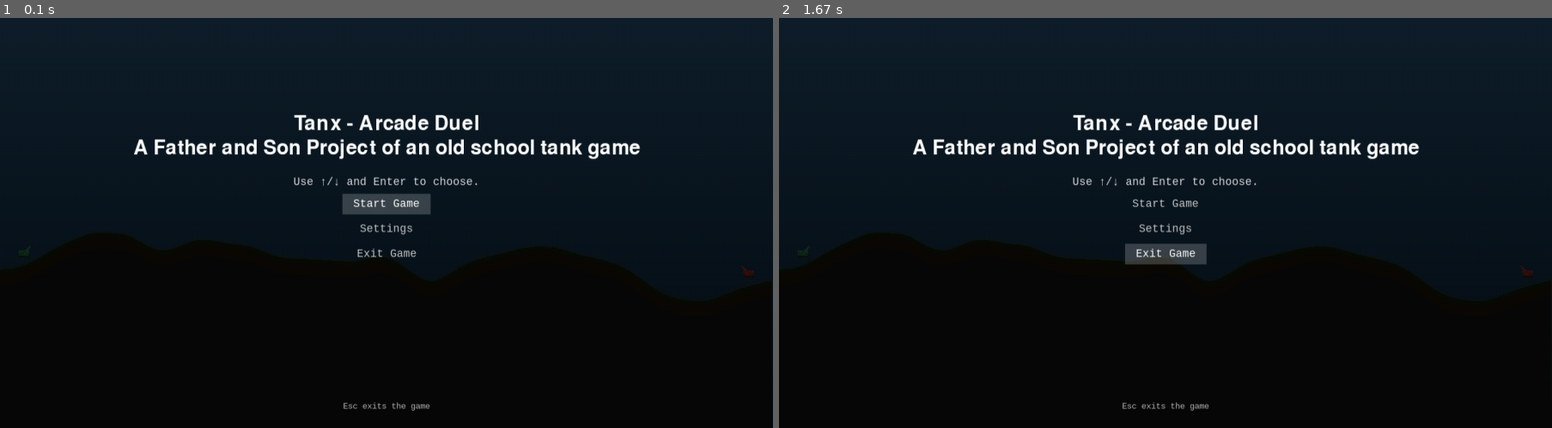
Above: before the commit, frames 1-2 (left to right).
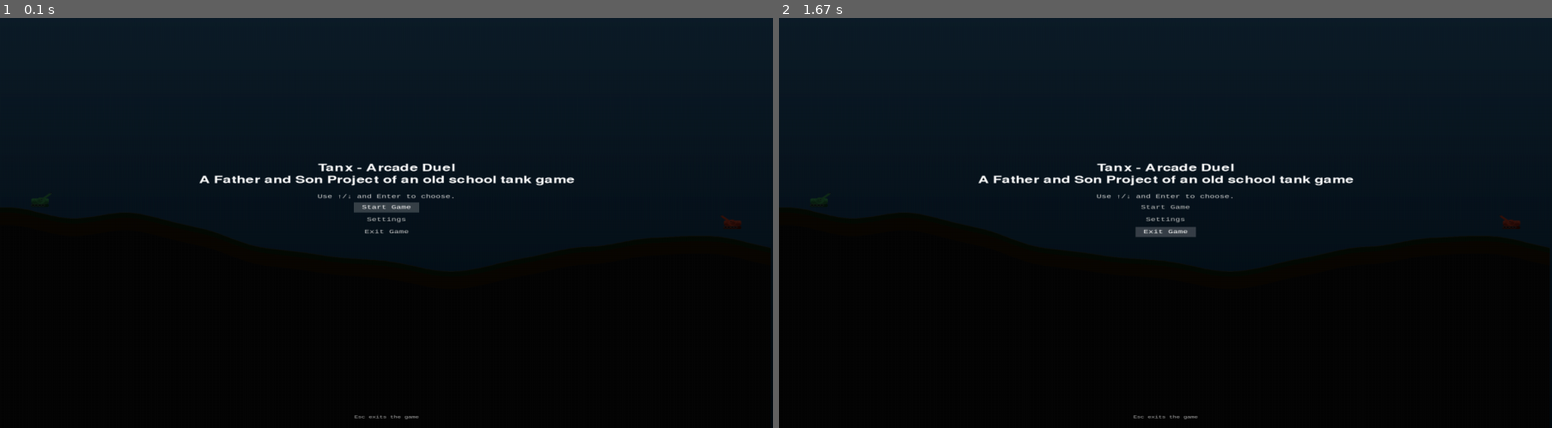
Above: after the commit, the same moments.

Repository: CKone/tanx-game
Game: pygame game, started from main.py
Two runs of this game, one before a commit and one after it. Both use one fixed random seed, a clock stepped at 60 frames per second and the inputs below.
Inputs:
- Up to frame 1 (0.1 s): no input
- Up to frame 2 (1.67 s): hold Right 0.33-0.8 s; hold Up 0.83-1.3 s; hold Right from 1.33 s (still down)

The runs differ from the first frame. In frame 1, 5.5% of the frame differs, in the area x 0-100%, y 23-98%; in frame 2, 5.8%.

Commit message:
Persistent Game Settings.

Diff:
--- a/tanx_game/pygame/app.py
+++ b/tanx_game/pygame/app.py
@@ -16,6 +16,7 @@
 from tanx_game.core.session import GameSession, ProjectileStep
 from tanx_game.core.tank import Tank
 from tanx_game.core.world import TerrainSettings
+from tanx_game.pygame.config import load_user_settings, save_user_settings
 from tanx_game.pygame.display import DisplayManager
 from tanx_game.pygame.effects import EffectsSystem
 from tanx_game.pygame.input import InputHandler
@@ -56,6 +57,11 @@
         self.cheat_enabled = cheat_enabled
         self._ui_height = ui_height
 
+        self._user_settings = load_user_settings()
+        stored_cell_size = self._user_settings.get("cell_size")
+        if isinstance(stored_cell_size, int) and stored_cell_size >= 4:
+            cell_size = stored_cell_size
+
         self.display = DisplayManager(
             cell_size=cell_size,
             ui_height=ui_height,
@@ -94,6 +100,11 @@
         self.keybindings = KeybindingManager()
         self.player_bindings = self.keybindings.player_bindings
         self.superpowers = SuperpowerManager(self)
+
+        stored_keybindings = self._user_settings.get("keybindings")
+        if isinstance(stored_keybindings, list):
+            self.keybindings.load_from_config(stored_keybindings)
+            self.player_bindings = self.keybindings.player_bindings
 
         self.sky_color_top = pygame.Color(78, 149, 205)
         self.sky_color_bottom = pygame.Color(19, 57, 84)
@@ -106,7 +117,7 @@
 
         self._setup_new_match(player_one, player_two, terrain_settings, seed)
 
-        if not self.display.windowed_fullscreen:
+        if self._user_settings.get("windowed_fullscreen") and not self.display.windowed_fullscreen:
             self._enter_windowed_fullscreen()
 
         if self.state == "main_menu":
@@ -114,6 +125,8 @@
 
         if not self.display.windowed_fullscreen:
             self._last_regular_settings = TerrainSettings(**vars(self.logic.world.settings))
+
+        self._save_user_settings()
 
     @property
     def cell_size(self) -> int:
@@ -176,6 +189,15 @@
     @property
     def winner_delay(self) -> float:
         return self.session.winner_delay
+
+    def _save_user_settings(self) -> None:
+        data = {
+            "cell_size": int(self.display.cell_size),
+            "windowed_fullscreen": bool(self.display.windowed_fullscreen),
+            "keybindings": self.keybindings.to_config(),
+        }
+        save_user_settings(data)
+        self._user_settings = data
 
     def _setup_new_match(
         self,
@@ -305,6 +327,7 @@
         if self.state == "settings_menu" and message:
             self.menu.set_message(message)
             self._update_settings_menu_options()
+        self._save_user_settings()
 
     def _apply_resolution(self, cell_size: int) -> None:
         if not self.display.apply_resolution(cell_size):
@@ -318,6 +341,7 @@
         )
         if self.state == "settings_menu":
             self._update_settings_menu_options()
+        self._save_user_settings()
 
     def _change_resolution(self, direction: int) -> None:
         preset = self.display.change_resolution(direction)
@@ -402,6 +426,7 @@
         self.menu.set_message(self.keybindings.reset_to_defaults())
         self.player_bindings = self.keybindings.player_bindings
         self._update_keybinding_menu_options()
+        self._save_user_settings()
 
     def _select_binding(self, player_idx: int, field: str) -> None:
         self.menu.set_message(self.keybindings.start_rebinding(player_idx, field))
@@ -411,6 +436,7 @@
         self.menu.set_message(self.keybindings.finish_rebinding(key))
         self.player_bindings = self.keybindings.player_bindings
         self._update_keybinding_menu_options()
+        self._save_user_settings()
 
     def _cancel_binding(self) -> None:
         self.menu.set_message(self.keybindings.cancel_rebinding())
--- /dev/null
+++ b/tanx_game/pygame/config.py
@@ -0,0 +1,39 @@
+"""Persistent configuration helpers for the pygame client."""
+
+from __future__ import annotations
+
+import json
+from pathlib import Path
+from typing import Any, Dict
+
+_SETTINGS_PATH = Path(__file__).resolve().parent / "user_settings.json"
+
+
+def load_user_settings() -> Dict[str, Any]:
+    """Load persisted user settings from disk."""
+    try:
+        with _SETTINGS_PATH.open("r", encoding="utf-8") as handle:
+            data = json.load(handle)
+            if isinstance(data, dict):
+                return data
+    except FileNotFoundError:
+        return {}
+    except json.JSONDecodeError:
+        return {}
+    except OSError:
+        return {}
+    return {}
+
+
+def save_user_settings(settings: Dict[str, Any]) -> None:
+    """Persist user settings to disk, ignoring filesystem errors."""
+    try:
+        _SETTINGS_PATH.parent.mkdir(parents=True, exist_ok=True)
+        with _SETTINGS_PATH.open("w", encoding="utf-8") as handle:
+            json.dump(settings, handle, indent=2, sort_keys=True)
+    except OSError:
+        # Persistence errors are non-fatal for gameplay; ignore quietly.
+        pass
+
+
+__all__ = ["load_user_settings", "save_user_settings"]
--- a/tanx_game/pygame/display.py
+++ b/tanx_game/pygame/display.py
@@ -38,8 +38,14 @@
         self.windowed_fullscreen = False
         self.windowed_fullscreen_size: Optional[Tuple[int, int]] = None
 
-        self._display_flags = 0
-        self.display_surface = pygame.display.set_mode((640, 480), self._display_flags)
+        info = pygame.display.Info()
+        initial_size = (
+            info.current_w or 640,
+            info.current_h or 480,
+        )
+        self._display_flags = pygame.FULLSCREEN
+        self.display_surface = pygame.display.set_mode(initial_size, self._display_flags)
+        self.fullscreen_size = self.display_surface.get_size()
         pygame.display.set_caption(self.caption)
 
         self.render_surface: Optional[pygame.Surface] = None
@@ -61,6 +67,9 @@
         height = self.world_height * self.cell_size + self.ui_height
         if self.windowed_fullscreen and self.windowed_fullscreen_size:
             self._set_display_mode(self.windowed_fullscreen_size, pygame.NOFRAME)
+        elif self._display_flags & pygame.FULLSCREEN:
+            self.fullscreen_size = self.display_surface.get_size()
+            self._set_display_mode(self.fullscreen_size, pygame.FULLSCREEN)
         else:
             self._set_display_mode((width, height))
         self._update_render_target()
@@ -74,6 +83,15 @@
 
     def _update_render_target(self) -> None:
         if self.windowed_fullscreen:
+            width = self.world_width * self.cell_size
+            height = self.world_height * self.cell_size + self.ui_height
+            desired = (width, height)
+            if self.render_surface is None or self.render_surface.get_size() != desired:
+                surface = pygame.Surface(desired).convert_alpha()
+                surface.fill((0, 0, 0))
+                self.render_surface = surface
+            self._screen = self.render_surface
+        elif self._display_flags & pygame.FULLSCREEN:
             width = self.world_width * self.cell_size
             height = self.world_height * self.cell_size + self.ui_height
             desired = (width, height)
--- a/tanx_game/pygame/keybindings.py
+++ b/tanx_game/pygame/keybindings.py
@@ -56,6 +56,38 @@
             KeyBindings(**vars(binding)) for binding in self.default_bindings
         ]
         self.rebinding_target: Optional[tuple[int, str]] = None
+
+    # ------------------------------------------------------------------
+    def to_config(self) -> List[dict[str, int]]:
+        """Return a serialisable snapshot of the current bindings."""
+        result: List[dict[str, int]] = []
+        for binding in self.player_bindings:
+            entry = {field: int(getattr(binding, field)) for _, field in self.binding_fields}
+            result.append(entry)
+        return result
+
+    def load_from_config(self, data: List[dict]) -> None:
+        """Restore bindings from a persisted configuration."""
+        if not isinstance(data, list):
+            return
+        restored: List[KeyBindings] = []
+        for idx, entry in enumerate(data):
+            if not isinstance(entry, dict):
+                continue
+            template = self.default_bindings[idx % len(self.default_bindings)]
+            values = {}
+            for _, field in self.binding_fields:
+                raw = entry.get(field, getattr(template, field))
+                try:
+                    values[field] = int(raw)
+                except (TypeError, ValueError):
+                    values[field] = getattr(template, field)
+            restored.append(KeyBindings(**values))
+        if restored:
+            # Ensure we maintain exactly two players worth of bindings.
+            while len(restored) < len(self.default_bindings):
+                restored.append(KeyBindings(**vars(self.default_bindings[len(restored)])))
+            self.player_bindings = restored[: len(self.default_bindings)]
 
     # ------------------------------------------------------------------
     def format_key(self, key: int) -> str:
--- /dev/null
+++ b/tanx_game/pygame/user_settings.json
@@ -0,0 +1,24 @@
+{
+  "cell_size": 36,
+  "keybindings": [
+    {
+      "fire": 32,
+      "move_left": 97,
+      "move_right": 100,
+      "power_decrease": 113,
+      "power_increase": 101,
+      "turret_down": 115,
+      "turret_up": 119
+    },
+    {
+      "fire": 13,
+      "move_left": 1073741904,
+      "move_right": 1073741903,
+      "power_decrease": 44,
+      "power_increase": 46,
+      "turret_down": 1073741905,
+      "turret_up": 1073741906
+    }
+  ],
+  "windowed_fullscreen": false
+}
